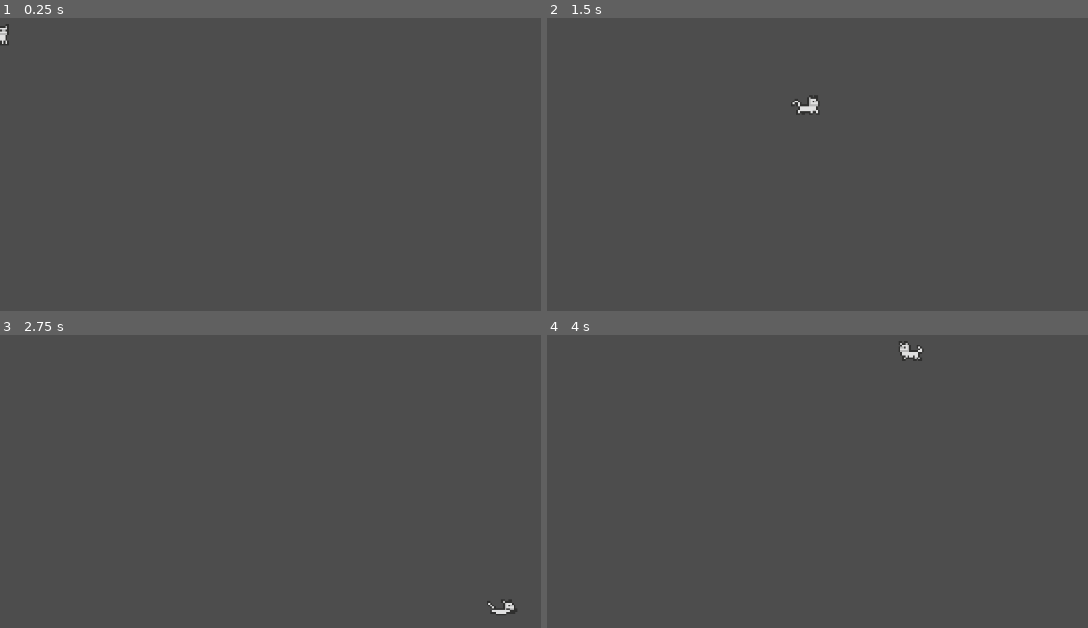
Above: before the commit, frames 1-4 (two rows, left to right).
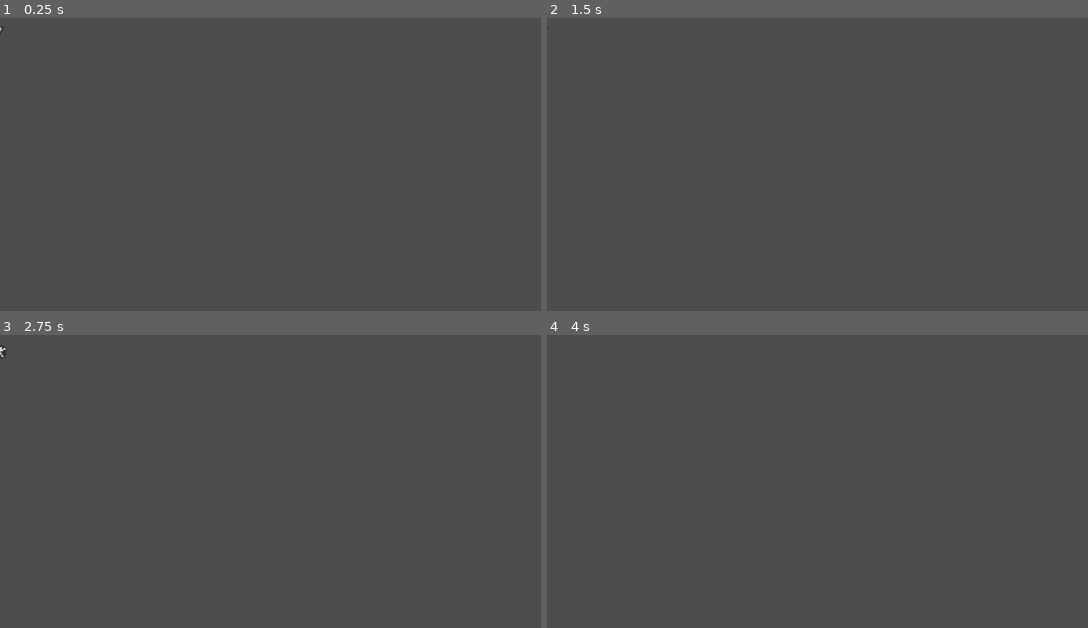
Above: after the commit, the same moments.

Repository: tydominicmontgomery-creator/NewFatCat
Game: Godot game, scene res://Scenes/Player.tscn
The game is run twice, just before and just after one commit, with the same random seed, the same clock (stepped at 60 frames per second) and the same inputs.
Inputs (mouse positions are in pixels of both pictures, inside the frame that each line leads up to):
- Up to frame 1 (0.25 s): no input
- Up to frame 2 (1.5 s): tap Enter at 0.5 s; move the mouse to (outside the picture) at 0.52 s; hold D (right) 0.53-1.28 s; move the mouse to (785, 264) at 1.27 s; hold S (down) from 1.28 s (still down)
- Up to frame 3 (2.75 s): move the mouse to (481, 460) at 2.02 s; release S (down) at 2.03 s; hold D (right) from 2.03 s (still down)
- Up to frame 4 (4 s): move the mouse to (outside the picture) at 2.77 s; release D (right) at 2.78 s; hold W (up) 2.78-3.53 s; move the mouse to (outside the picture) at 3.52 s; hold A (left) from 3.53 s (still down)

The runs differ from the first frame. In frame 1, 0.1% of the frame differs, in the area x 0-2%, y 2-10%; in frame 2, 0.2%, in the area x 0-51%, y 3-34%; in frame 3, 0.2%; in frame 4, 0.2%.

Commit message:
Update player.gd

Diff:
--- a/scripts/player.gd
+++ b/scripts/player.gd
@@ -1,20 +1,37 @@
 extends CharacterBody2D
 
+#defines varibles
 var player_health = 100
+var alive = true
+var can_eat = true
+@export var speed= 500
+@export var rotation_speed = 15
 
-var alive = true
-
-var can_eat = true
-
+var rotation_direction = 0
+#calls animated sprite node
 @onready var animated_sprite: AnimatedSprite2D = $AnimatedSprite2D
 
-func _process(_delta):
+#func runs while the game runs
+func get_input():
+	look_at(get_global_mouse_position())
+	velocity = transform.x*Input.get_axis("up","down,right,left")*speed
+
+func _physics_process(delta):
+	get_input()
+	rotation += rotation_direction*rotation_speed*delta
+	move_and_slide()
+
+
+'func _process(_delta):
+
+	# gets
 	var direction = Input.get_vector("left", "right","up","down")
 	if direction.x > 0:
 		animated_sprite.flip_h = false
 	if direction.x<0:
 		animated_sprite.flip_h= true
-
+	if direction.y > 0:
+		animated_sprite.flip_v = false
 
 
 	#if direction.y <0:
@@ -29,7 +46,7 @@
 		if !velocity:
 			animated_sprite.play("idle")
 		if velocity:
-			animated_sprite.play("moving")
+			animated_sprite.play("moving")'
 
 
 
